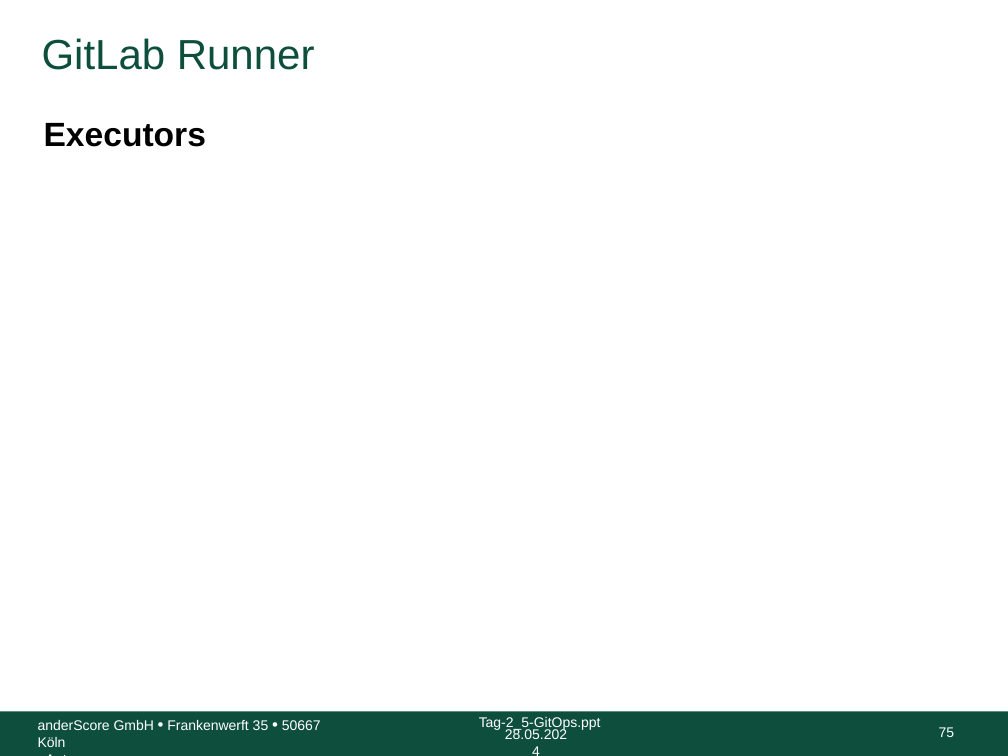
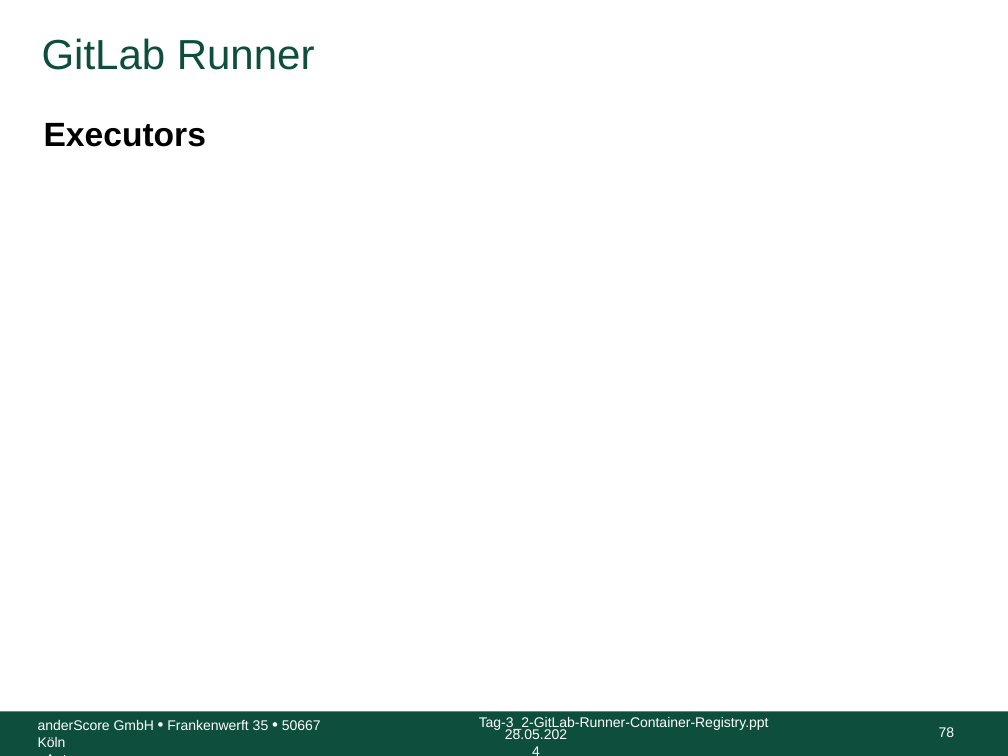
Before and after one commit to anderscore-gmbh/gitlab, a slide deck: slide 78 of slides/Tag-3_2-GitLab-Runner-Container-Registry.pptx (slide 75 before the commit). Drawn at 1008x756 pixels with LibreOffice and Linux fonts; fonts in the diff are those of the drawing; background and template pictures are left out. Boxes give left, top, right and bottom in pixels: in the first picture for what was removed or moved away, otherwise in the second. Text is boxed around its words. In the diff, an @@ line names an element or a change of style, - is before the commit and + after.

Commit message:
Tag-3_2: Keine Ahnung. Irgendwas zu Runners vermutlich. Project Runners. Und jede Menge an Fragen.

```diff
--- a/slides/Tag-3_2-GitLab-Runner-Container-Registry.pptx
+++ b/slides/Tag-3_2-GitLab-Runner-Container-Registry.pptx
@@ text at (x1=479, y1=717, x2=769, y2=730): text changed @@
-Tag-2_5-GitOps.ppt
+Tag-3_2-GitLab-Runner-Container-Registry.ppt
@@ page number at (x1=939, y1=727, x2=955, y2=737): text changed @@
-75
+78
```
Also in this commit, not shown: 76 other slides changed, 3 slides added.
